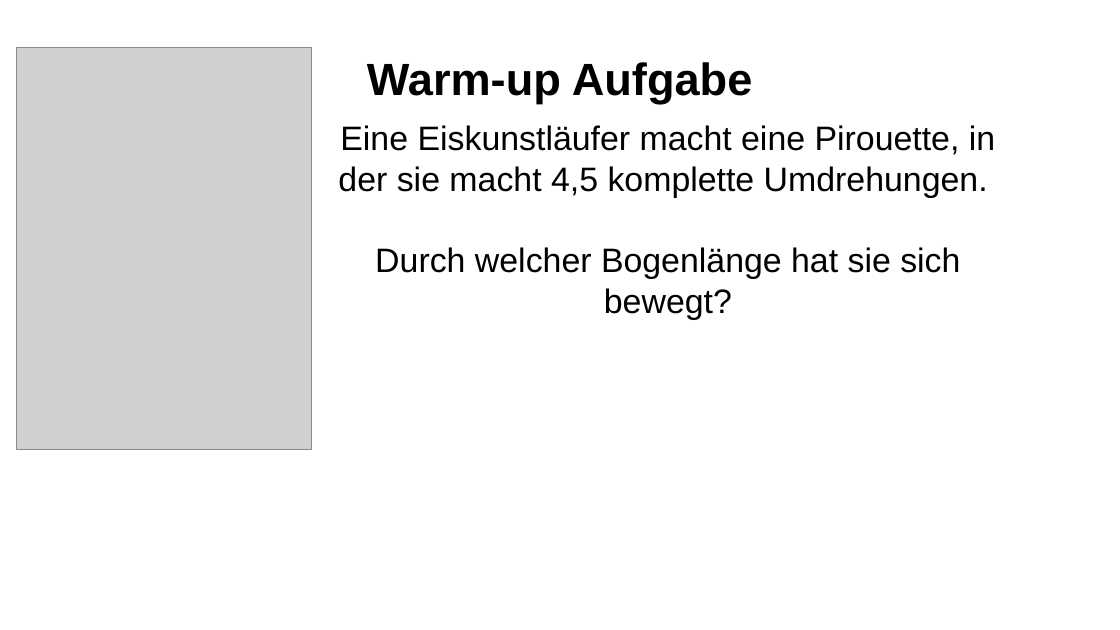
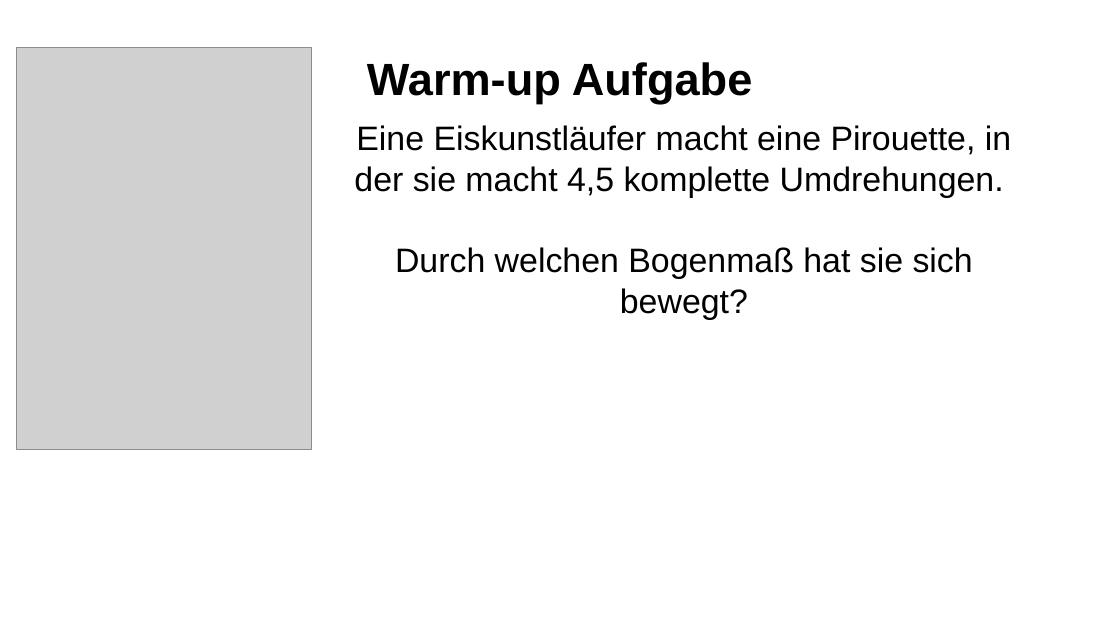
Before and after one commit to bearums/teaching, a slide deck: slide 1 of B5/Mathe/2024/D12/Sinus_funktion/03/P.odp. Drawn at 1120x630 pixels with LibreOffice and Linux fonts; fonts in the diff are those of the drawing; grey boxes stand for pictures. Boxes give left, top, right and bottom in pixels: in the first picture for what was removed or moved away, otherwise in the second. Text is boxed around its words. In the diff, an @@ line names an element or a change of style, - is before the commit and + after.

```diff
--- a/B5/Mathe/2024/D12/Sinus_funktion/03/P.odp
+++ b/B5/Mathe/2024/D12/Sinus_funktion/03/P.odp
@@ text "Eine Eiskunstläufer macht eine Pirouette, ...": place and size @@
-text "Eine Eiskunstläufer macht eine Pirouette, ..." at bbox=[338, 125, 995, 320]
+text "Eine Eiskunstläufer macht eine Pirouette, ..." at bbox=[354, 125, 1011, 320]
@@ text at bbox=[395, 247, 973, 320]: text changed @@
-Durch welcher Bogenlänge hat sie sich bewegt?
+Durch welchen Bogenmaß hat sie sich bewegt?
```
Also in this commit, not shown: 2 other slides changed, 5 other files.
